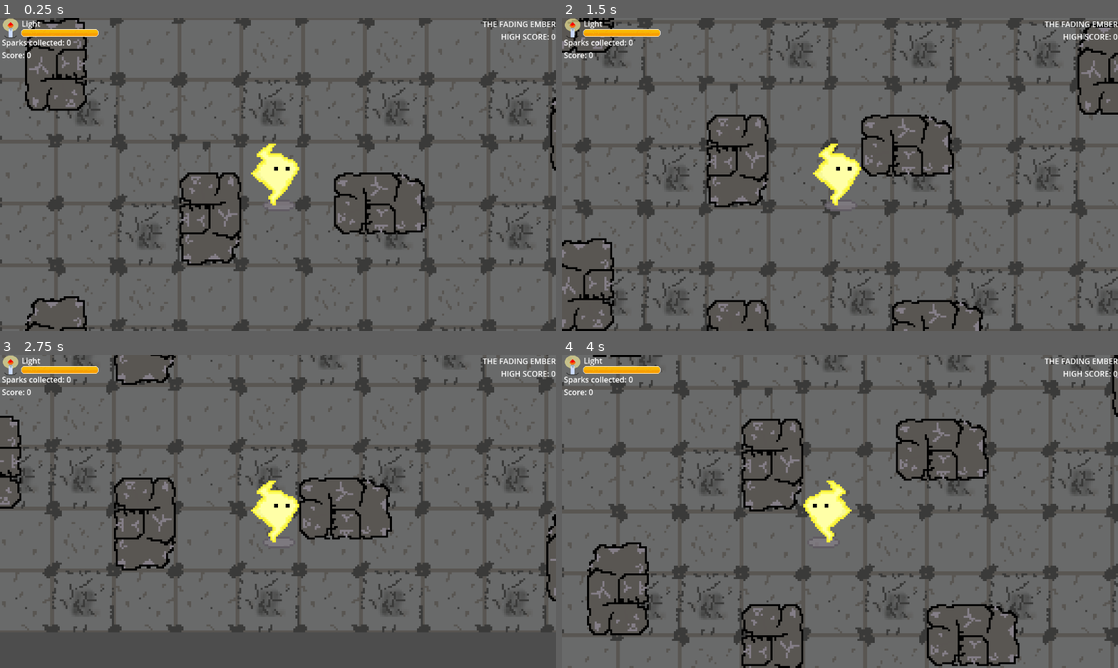
Above: before the commit, frames 1-4 (two rows, left to right).
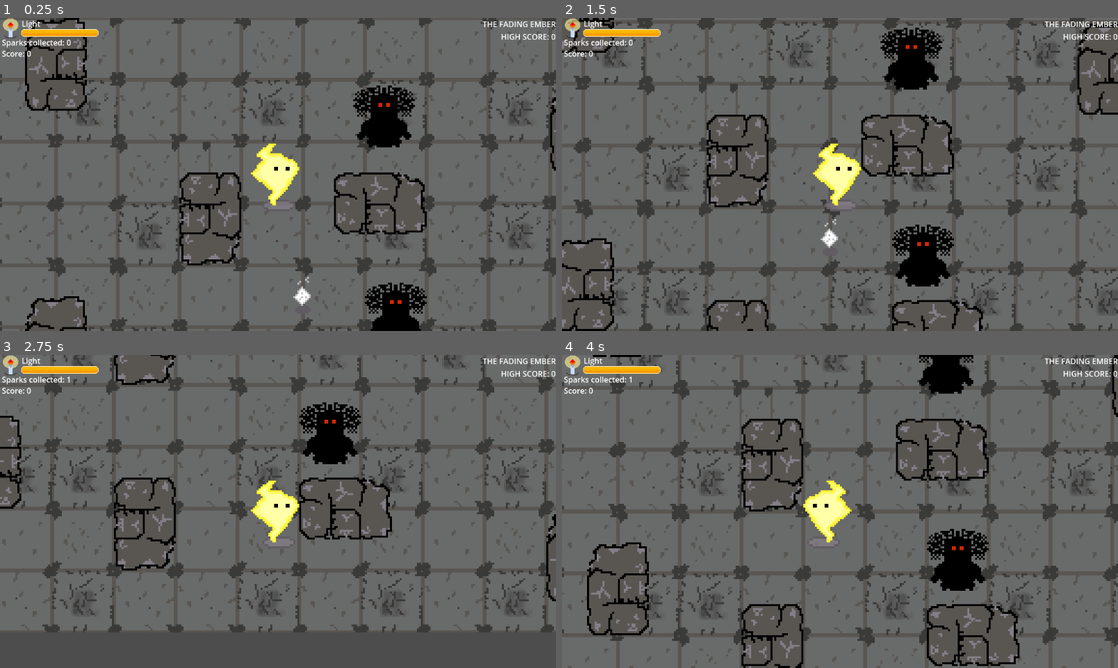
Above: after the commit, the same moments.

Repository: maltech0005-tech/The-Fading-Ember
Game: Godot game, scene res://scenes/game.tscn
The game is run twice, just before and just after one commit, with the same random seed, the same clock (stepped at 60 frames per second) and the same inputs.
Inputs:
- Up to frame 1 (0.25 s): no input
- Up to frame 2 (1.5 s): tap Enter at 0.5 s; hold Right (ui_right) 0.53-1.28 s; tap Alt at 0.6 s; tap Space at 1.25 s; hold Down (down) from 1.28 s (still down); tap Shift at 1.35 s
- Up to frame 3 (2.75 s): release Down (down) at 2.03 s; hold Right (ui_right) from 2.03 s (still down); tap Alt at 2.1 s
- Up to frame 4 (4 s): tap Enter at 2.75 s; release Right (ui_right) at 2.78 s; hold Up (up) 2.78-3.53 s; tap Shift at 2.85 s; tap Space at 3.5 s; hold Left (ui_left) from 3.53 s (still down); tap Alt at 3.6 s

The runs differ from the first frame. In frame 1, 2.9% of the frame differs, in the area x 0-77%, y 10-100%; in frame 2, 3.2%, in the area x 0-71%, y 3-86%; in frame 3, 1.6%; in frame 4, 2.5%.

Commit message:
added scoring system when the user collides with the spark

Diff:
--- a/project.godot
+++ b/project.godot
@@ -14,6 +14,10 @@
 run/main_scene="uid://yicge48108e0"
 config/features=PackedStringArray("4.5", "GL Compatibility")
 config/icon="res://icon.svg"
+
+[autoload]
+
+Gamemanager="*res://script/gamemanager.gd"
 
 [display]
 
--- /dev/null
+++ b/scenes/enemy.tscn
@@ -0,0 +1,15 @@
+[gd_scene load_steps=3 format=3 uid="uid://cohiqpndtgam"]
+
+[ext_resource type="Texture2D" uid="uid://d6hcv7mic1ak" path="res://assests/enemy1.png" id="1_7p1mj"]
+
+[sub_resource type="RectangleShape2D" id="RectangleShape2D_md0e3"]
+size = Vector2(31, 32)
+
+[node name="Enemy" type="CharacterBody2D"]
+
+[node name="AnimatedSprite2D" type="Sprite2D" parent="."]
+texture = ExtResource("1_7p1mj")
+
+[node name="CollisionShape2D" type="CollisionShape2D" parent="."]
+position = Vector2(0.5, 1)
+shape = SubResource("RectangleShape2D_md0e3")
--- a/scenes/game.tscn
+++ b/scenes/game.tscn
@@ -1,9 +1,12 @@
-[gd_scene load_steps=17 format=3 uid="uid://yicge48108e0"]
-
+[gd_scene load_steps=20 format=3 uid="uid://yicge48108e0"]
+
+[ext_resource type="Script" uid="uid://dy5yakpks2fmt" path="res://script/game.gd" id="1_u5sy4"]
 [ext_resource type="PackedScene" uid="uid://b2n1gge5pb7nl" path="res://scenes/floor.tscn" id="1_yqjtg"]
 [ext_resource type="PackedScene" uid="uid://be8qbmt0fe144" path="res://scenes/player.tscn" id="2_lnu2h"]
 [ext_resource type="Texture2D" uid="uid://cqi10aiiieect" path="res://assests/candle.png" id="3_lbhrr"]
 [ext_resource type="Texture2D" uid="uid://dr2lwwl8w3g3k" path="res://assests/health_bar.png" id="4_iywne"]
+[ext_resource type="PackedScene" uid="uid://cohiqpndtgam" path="res://scenes/enemy.tscn" id="5_iywne"]
+[ext_resource type="PackedScene" uid="uid://cule4an5fo4h6" path="res://scenes/spark.tscn" id="6_p57ef"]
 
 [sub_resource type="AtlasTexture" id="AtlasTexture_p57ef"]
 atlas = ExtResource("4_iywne")
@@ -141,6 +144,7 @@
 }]
 
 [node name="Game" type="Node2D"]
+script = ExtResource("1_u5sy4")
 
 [node name="Floor" parent="." instance=ExtResource("1_yqjtg")]
 position = Vector2(-1, 0)
@@ -169,11 +173,12 @@
 offset_bottom = 23.0
 text = "Light"
 
-[node name="stats" type="Label" parent="CanvasLayer"]
+[node name="stats" type="RichTextLabel" parent="CanvasLayer"]
 offset_left = 4.0
 offset_top = 39.0
 offset_right = 148.0
 offset_bottom = 88.0
+bbcode_enabled = true
 text = "Sparks collected: 0
 Score: 0"
 
@@ -185,3 +190,14 @@
 text = "THE FADING EMBER
 HIGH SCORE: 0"
 horizontal_alignment = 2
+
+[node name="Enemy" parent="." instance=ExtResource("5_iywne")]
+position = Vector2(201, 51)
+
+[node name="Enemy2" parent="." instance=ExtResource("5_iywne")]
+position = Vector2(207, 153)
+
+[node name="Spark" parent="." instance=ExtResource("6_p57ef")]
+position = Vector2(159, 145)
+
+[node name="background" type="AudioStreamPlayer2D" parent="."]
--- a/scenes/player.tscn
+++ b/scenes/player.tscn
@@ -21,6 +21,9 @@
 [sub_resource type="RectangleShape2D" id="RectangleShape2D_g2els"]
 size = Vector2(30, 34)
 
+[sub_resource type="RectangleShape2D" id="RectangleShape2D_qhqgy"]
+size = Vector2(32, 35)
+
 [node name="player" type="CharacterBody2D"]
 script = ExtResource("1_g2els")
 
@@ -31,3 +34,11 @@
 [node name="CollisionShape2D" type="CollisionShape2D" parent="."]
 position = Vector2(-3, 2)
 shape = SubResource("RectangleShape2D_g2els")
+
+[node name="Area2D" type="Area2D" parent="."]
+
+[node name="CollisionShape2D" type="CollisionShape2D" parent="Area2D"]
+position = Vector2(-3, 1.5)
+shape = SubResource("RectangleShape2D_qhqgy")
+
+[connection signal="body_entered" from="Area2D" to="." method="_on_area_2d_body_entered"]
--- a/scenes/spark.tscn
+++ b/scenes/spark.tscn
@@ -1,3 +1,18 @@
-[gd_scene format=3 uid="uid://cule4an5fo4h6"]
+[gd_scene load_steps=4 format=3 uid="uid://cule4an5fo4h6"]
 
-[node name="Spark" type="Node2D"]
+[ext_resource type="Script" uid="uid://boev6nh4720xw" path="res://script/spark.gd" id="1_vit8h"]
+[ext_resource type="Texture2D" uid="uid://b7nyvlra563pv" path="res://assests/spark.png" id="2_1eabr"]
+
+[sub_resource type="CircleShape2D" id="CircleShape2D_dwls8"]
+radius = 9.0
+
+[node name="Spark" type="Area2D"]
+script = ExtResource("1_vit8h")
+
+[node name="CollisionShape2D" type="CollisionShape2D" parent="."]
+shape = SubResource("CircleShape2D_dwls8")
+
+[node name="Sprite2D" type="Sprite2D" parent="."]
+texture = ExtResource("2_1eabr")
+
+[connection signal="body_entered" from="." to="." method="_on_body_entered"]
--- /dev/null
+++ b/script/game.gd
@@ -0,0 +1,10 @@
+extends Node2D
+
+@onready var stats: RichTextLabel = $CanvasLayer/stats
+# Called when the node enters the scene tree for the first time.
+func _ready() -> void:
+	pass
+
+# Called every frame. 'delta' is the elapsed time since the previous frame.
+func _process(_delta: float) -> void:
+	stats.text="Sparks collected: "+str(Gamemanager.sparks)+"\nScore: "+str(Gamemanager.score)
--- /dev/null
+++ b/script/gamemanager.gd
@@ -0,0 +1,12 @@
+extends Node
+
+@export var sparks: int = 0
+@export var score: int = 0
+@export var high_score: int = 0
+
+# Called when the node enters the scene tree for the first time.
+func _ready() -> void:
+	pass
+# Called every frame. 'delta' is the elapsed time since the previous frame.
+func _process(_delta: float) -> void:
+	pass
--- a/script/player.gd
+++ b/script/player.gd
@@ -4,7 +4,10 @@
 
 const SPEED = 150.0
 
-func _physics_process(delta: float) -> void:
+func _ready() -> void:
+	add_to_group("player")
+
+func _physics_process(_delta: float) -> void:
 
 	# Handle jump.
 	var climb := Input.get_axis("up", "down")
@@ -25,3 +28,7 @@
 		velocity.x = move_toward(velocity.x, 0, SPEED)
 
 	move_and_slide()
+
+#func _on_area_2d_body_entered(body: Node2D) -> void:
+	#if body.is_in_group("spark"):
+		#pass
--- /dev/null
+++ b/script/spark.gd
@@ -0,0 +1,14 @@
+extends Area2D
+
+# Called when the node enters the scene tree for the first time.
+func _ready() -> void:
+	add_to_group("spark")
+
+# Called every frame. 'delta' is the elapsed time since the previous frame.
+func _process(_delta: float) -> void:
+	pass
+
+func _on_body_entered(body: Node2D) -> void:
+	if body.is_in_group("player"):
+		Gamemanager.sparks+=1
+		queue_free()
Binary file added: assests/enemy.png
Not shown, added: assests/enemy.png.import
Binary file added: assests/enemy1.png
Not shown, added: assests/enemy1.png.import
Not shown: 1 places in scenes/player.tscn that only renumber resources
Not shown, added: script/game.gd.uid
Not shown, added: script/gamemanager.gd.uid
Not shown, added: script/spark.gd.uid
